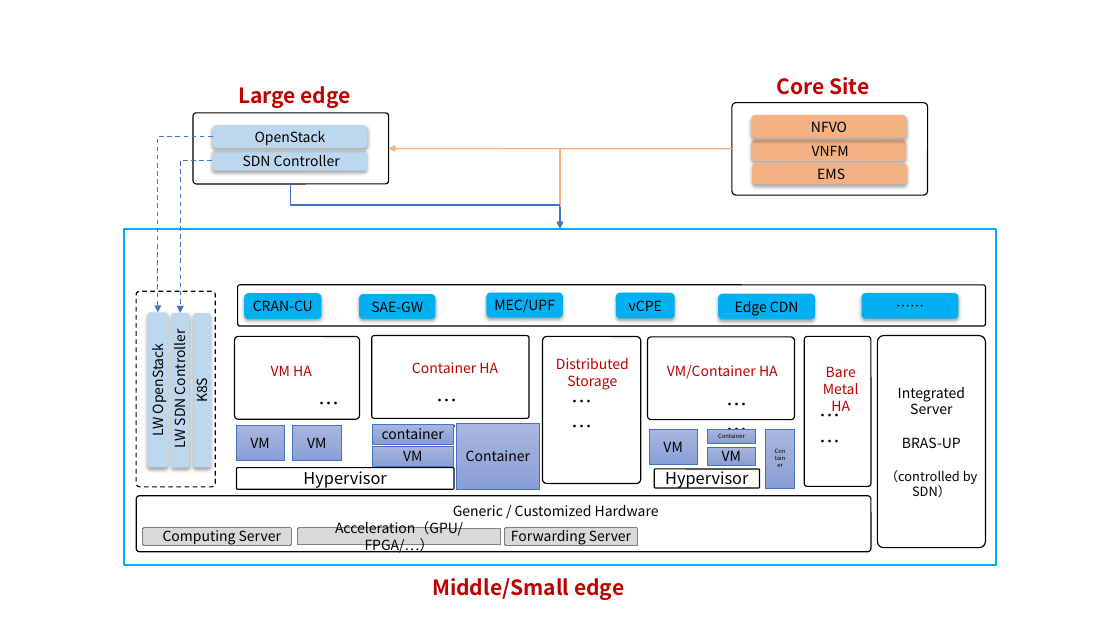
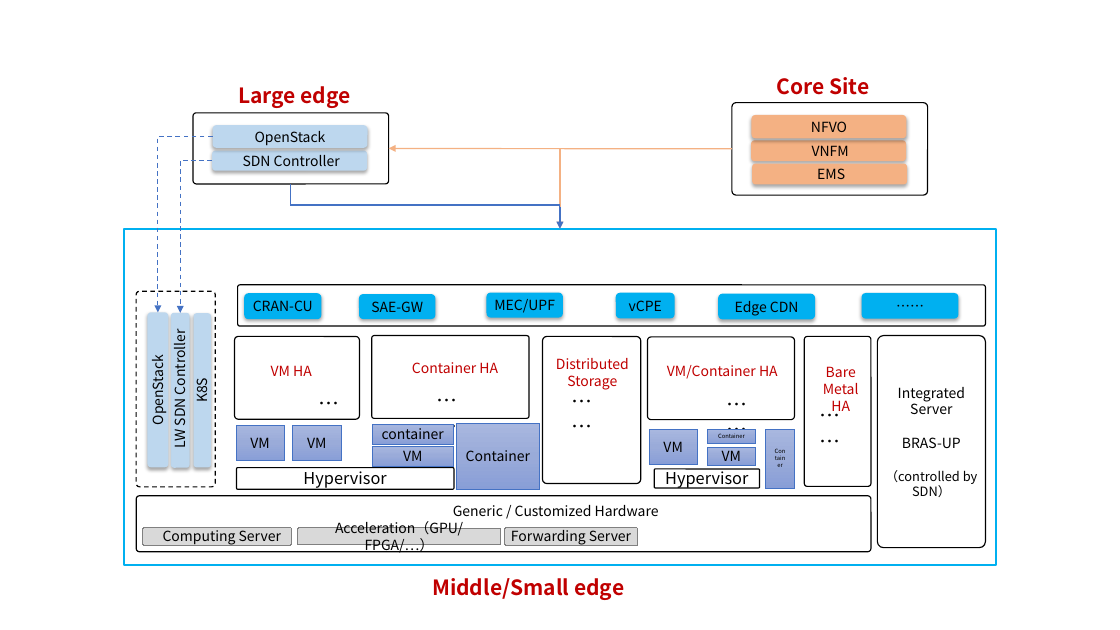
Before and after one commit to opnfv/edgecloud, a slide deck: slide 1 of docs/development/requirements/images/figure-sources.pptx. Drawn at 1120x630 pixels with LibreOffice and Linux fonts; fonts in the diff are those of the drawing. Boxes give left, top, right and bottom in pixels: in the first picture for what was removed or moved away, otherwise in the second. Text is boxed around its words. In the diff, an @@ line names an element or a change of style, - is before the commit and + after.

Commit message:
Allowing resource optimized OpenStack
One option for the deployment of edge cloud infrastructures
is to use different instances of the same resource optimized
OpenStack in both the large, medium and small edge sites.

This change adds this as an alternative to the usage of
different OpenStack deployment variants in the different
sites.

```diff
--- a/docs/development/requirements/images/figure-sources.pptx
+++ b/docs/development/requirements/images/figure-sources.pptx
@@ text in rounded rectangle at (147, 362, 167, 423): text changed @@
-LW OpenStack
+OpenStack
```
Also in this commit, not shown: 2 other files.
